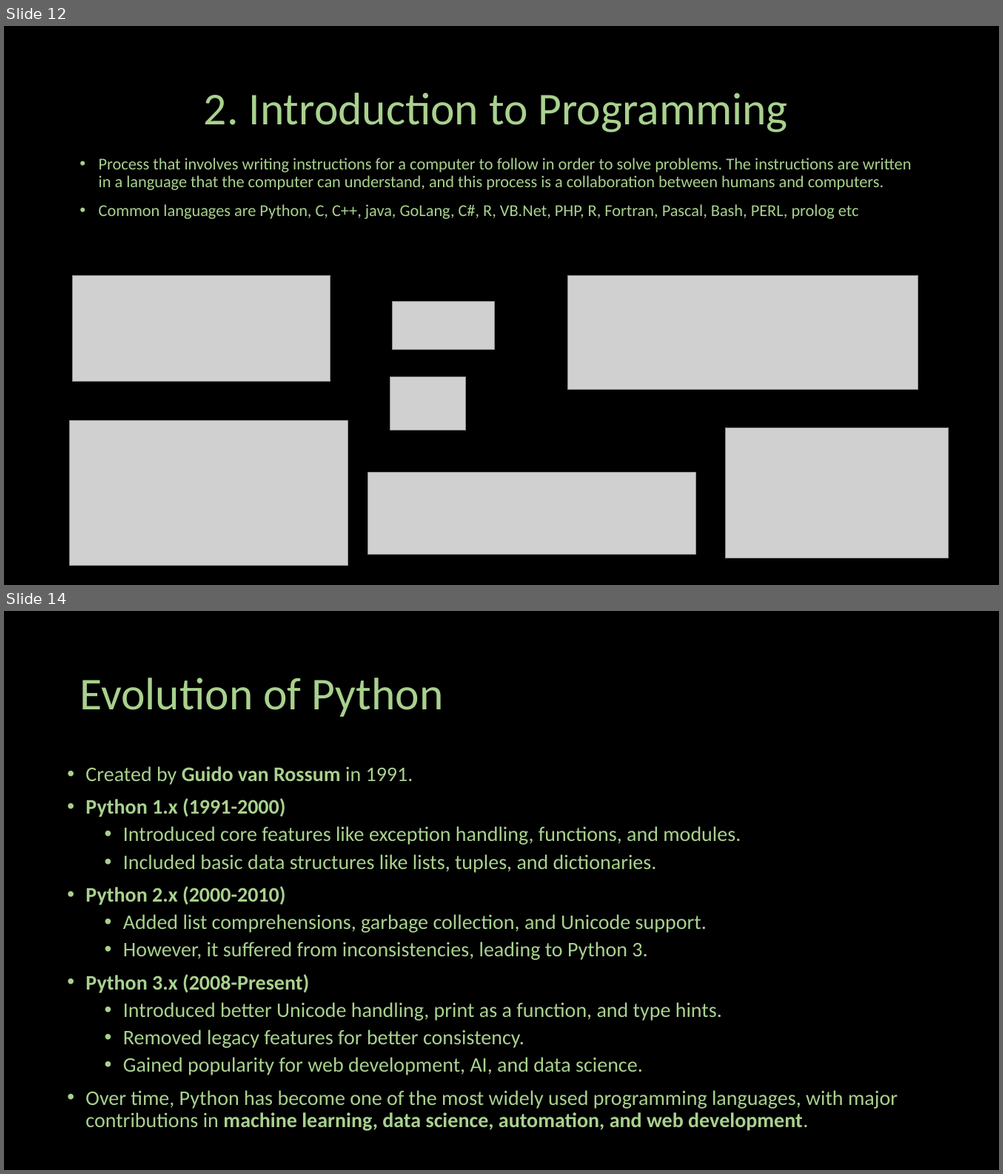
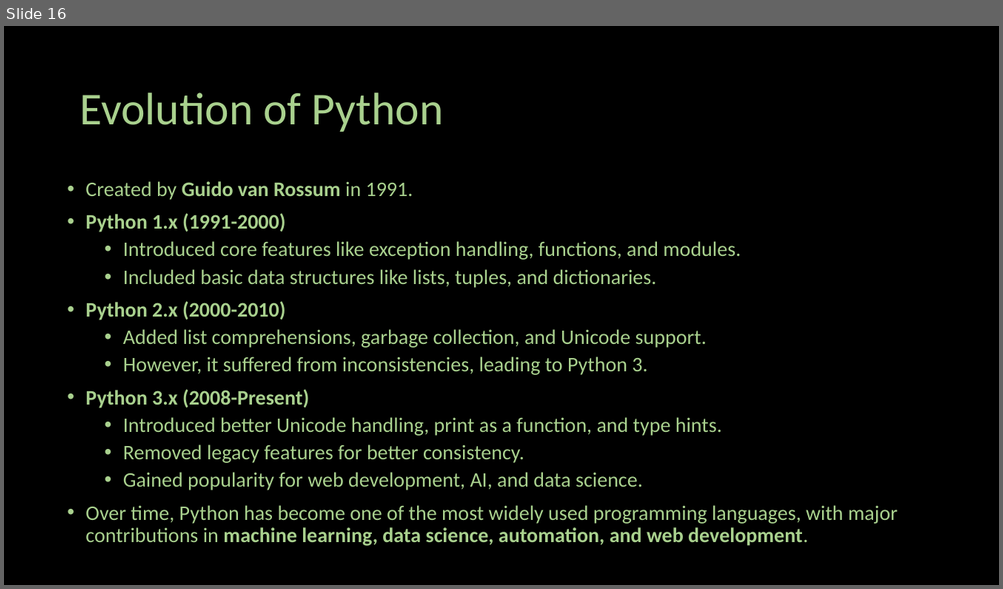
Before and after one commit to ash322ash422/tut_python, a slide deck: 01_Python_Essentials/L01-Intro-installation/01-1_what_is_programming_and_Why_Python.pptx. Shown one above the other, each under a label of ours: slides 12 and 14 before the commit, slide 16 after it; the slides between them are not shown. The pictures are 1003x1174 and 1003x589 pixels, drawn with LibreOffice and Linux fonts; fonts in the diff are those of the drawing; grey boxes stand for pictures; background and template pictures are left out. Boxes give left, top, right and bottom in pixels: in the first picture for what was removed or moved away, otherwise in the second. Text is boxed around its words. In the diff, an @@ line names an element or a change of style, - is before the commit and + after.

```diff
--- a/01_Python_Essentials/L01-Intro-installation/01-1_what_is_programming_and_Why_Python.pptx
+++ b/01_Python_Essentials/L01-Intro-installation/01-1_what_is_programming_and_Why_Python.pptx
@@ slide 12 removed at [4, 26, 999, 585], background #000000 @@
@@ title removed at [204, 93, 788, 133] @@
-2. Introduction to Programming
@@ text removed at [99, 158, 911, 219] @@
-• Process that involves writing instructions for a computer to follow in order to solve problems. The instructions are written in a language that the computer can understand, and this process is a collaboration between humans and computers.
-• Common languages are Python, C, C++, java, GoLang, C#, R, VB.Net, PHP, R, Fortran, Pascal, Bash, PERL, prolog etc
@@ picture removed at [73, 276, 331, 383] @@
@@ picture removed at [567, 276, 918, 390] @@
@@ picture removed at [392, 301, 493, 350] @@
@@ picture removed at [390, 378, 465, 430] @@
@@ picture removed at [70, 420, 347, 566] @@
@@ picture removed at [726, 428, 948, 559] @@
@@ picture removed at [368, 473, 696, 555] @@
@@ what was slide 14 is now slide 16 @@
```
Also in this commit, not shown: 3 slides changed, 2 slides added, 2 other slides removed, 26 other files.
